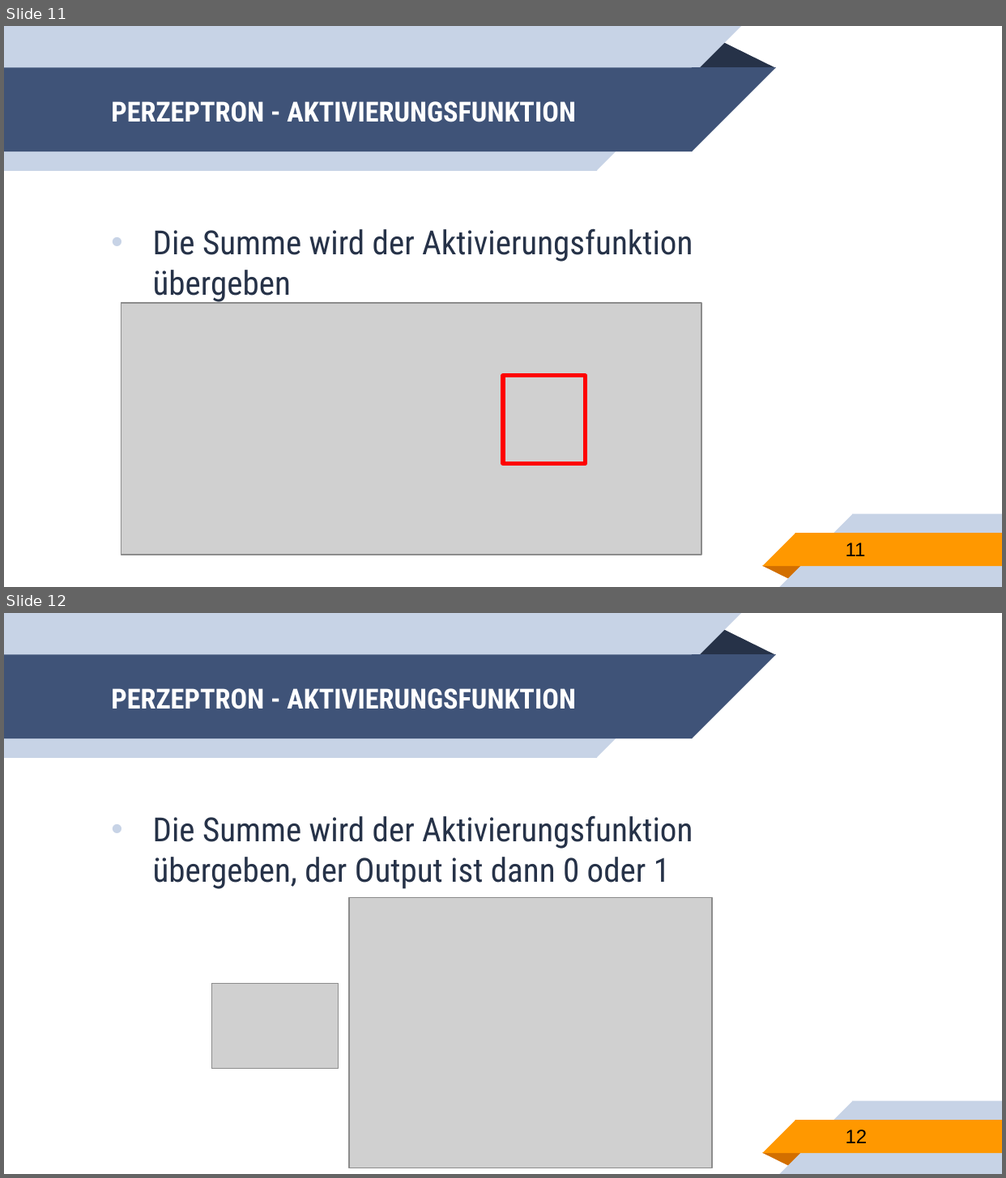
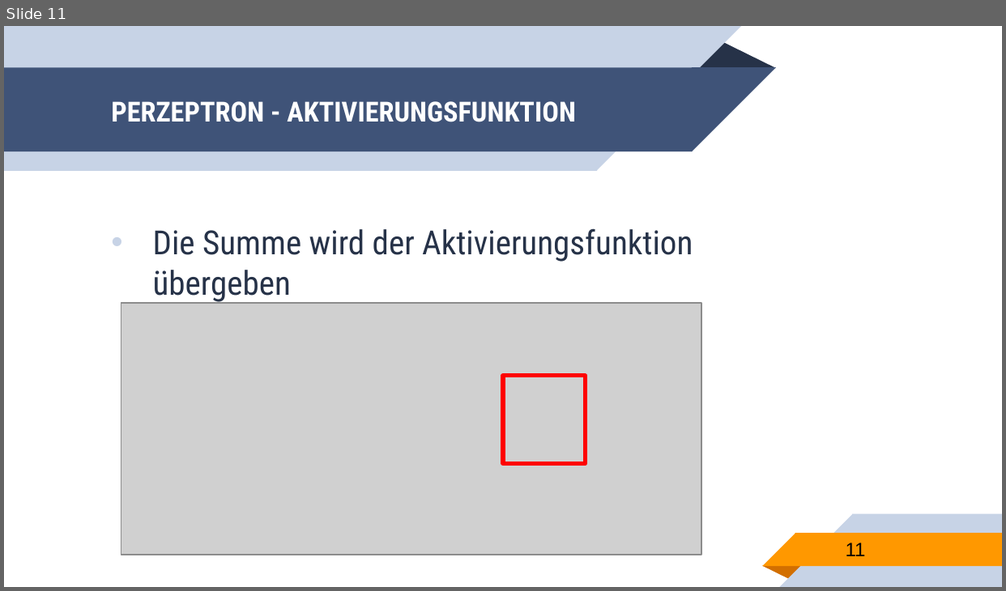
Before and after one commit to franneck94/UdemyML, a slide deck: lectures/ShallowNeuralNetworks.pptx. Shown one above the other, each under a label of ours: slides 11 and 12 before the commit, slide 11 after it. The pictures are 1006x1178 and 1006x591 pixels, drawn with LibreOffice and Linux fonts; fonts in the diff are those of the drawing; grey boxes stand for pictures. Boxes give left, top, right and bottom in pixels: in the first picture for what was removed or moved away, otherwise in the second. Text is boxed around its words. In the diff, an @@ line names an element or a change of style, - is before the commit and + after.

```diff
--- a/lectures/ShallowNeuralNetworks.pptx
+++ b/lectures/ShallowNeuralNetworks.pptx
@@ slide 12 removed at [4, 613, 1002, 1174], background #FFFFFF; not listed: 10 template elements that a slide beside it also shows @@
@@ title removed at [111, 688, 576, 709] @@
-PERZEPTRON - AKTIVIERUNGSFUNKTION
@@ text removed at [153, 815, 692, 889] @@
-• Die Summe wird der Aktivierungsfunktion übergeben, der Output ist dann 0 oder 1
@@ picture removed at [349, 897, 713, 1168] @@
@@ picture removed at [211, 983, 339, 1068] @@
@@ page number removed at [846, 1130, 867, 1144] @@
-12
```
Also in this commit, not shown: 2 other slides removed, 1 other file.
